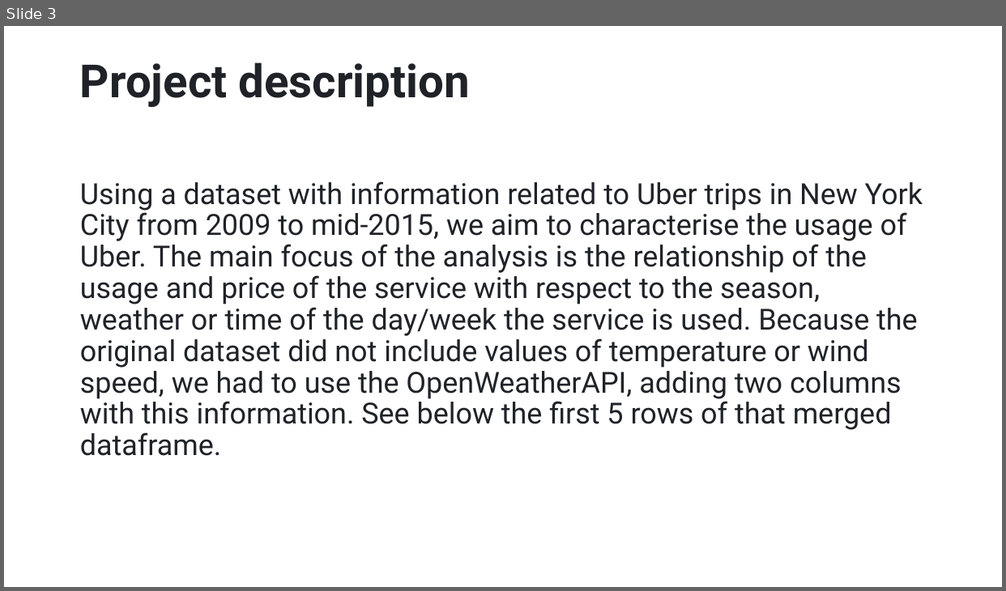
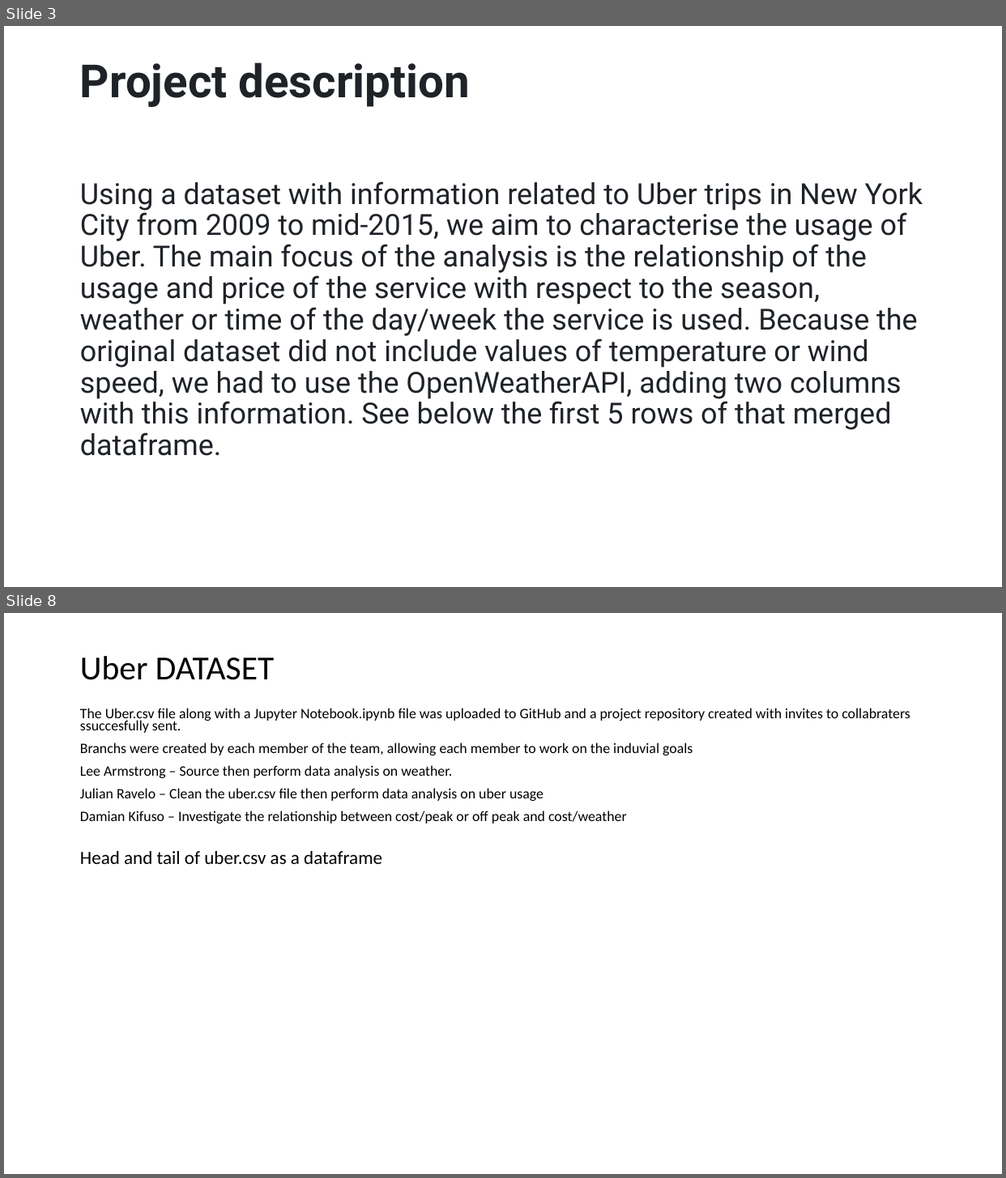
Before and after one commit to leedavidarmstrong/project-one, a slide deck: Characterisation_of_Uber_usage.pptx. Shown one above the other, each under a label of ours: slide 3 before the commit, slides 3 and 8 after it; the slides between them are not shown. The pictures are 1006x591 and 1006x1178 pixels, drawn with LibreOffice and Linux fonts; fonts in the diff are those of the drawing. Boxes give left, top, right and bottom in pixels: in the first picture for what was removed or moved away, otherwise in the second. Text is boxed around its words. In the diff, an @@ line names an element or a change of style, - is before the commit and + after.

```diff
--- a/Characterisation_of_Uber_usage.pptx
+++ b/Characterisation_of_Uber_usage.pptx
@@ slide 8 added at bbox=[4, 613, 1002, 1174], background #FFFFFF @@
@@ title added at bbox=[80, 656, 274, 680], 32.4 pt, text #000000 @@
+Uber DATASET
@@ text added at bbox=[80, 708, 910, 824], 13.9 pt, text #000000 @@
+The Uber.csv file along with a Jupyter Notebook.ipynb file was uploaded to GitHub and a project repository created with invites to collabraters ssuccesfully sent.
+Branchs were created by each member of the team, allowing each member to work on the induvial goals
+Lee Armstrong – Source then perform data analysis on weather.
+Julian Ravelo – Clean the uber.csv file then perform data analysis on uber usage
+Damian Kifuso – Investigate the relationship between cost/peak or off peak and cost/weather
@@ text added at bbox=[80, 851, 382, 864], 18 pt, text #000000 @@
+Head and tail of uber.csv as a dataframe
```
Also in this commit, not shown: 2 slides changed, 32 other slides added.
